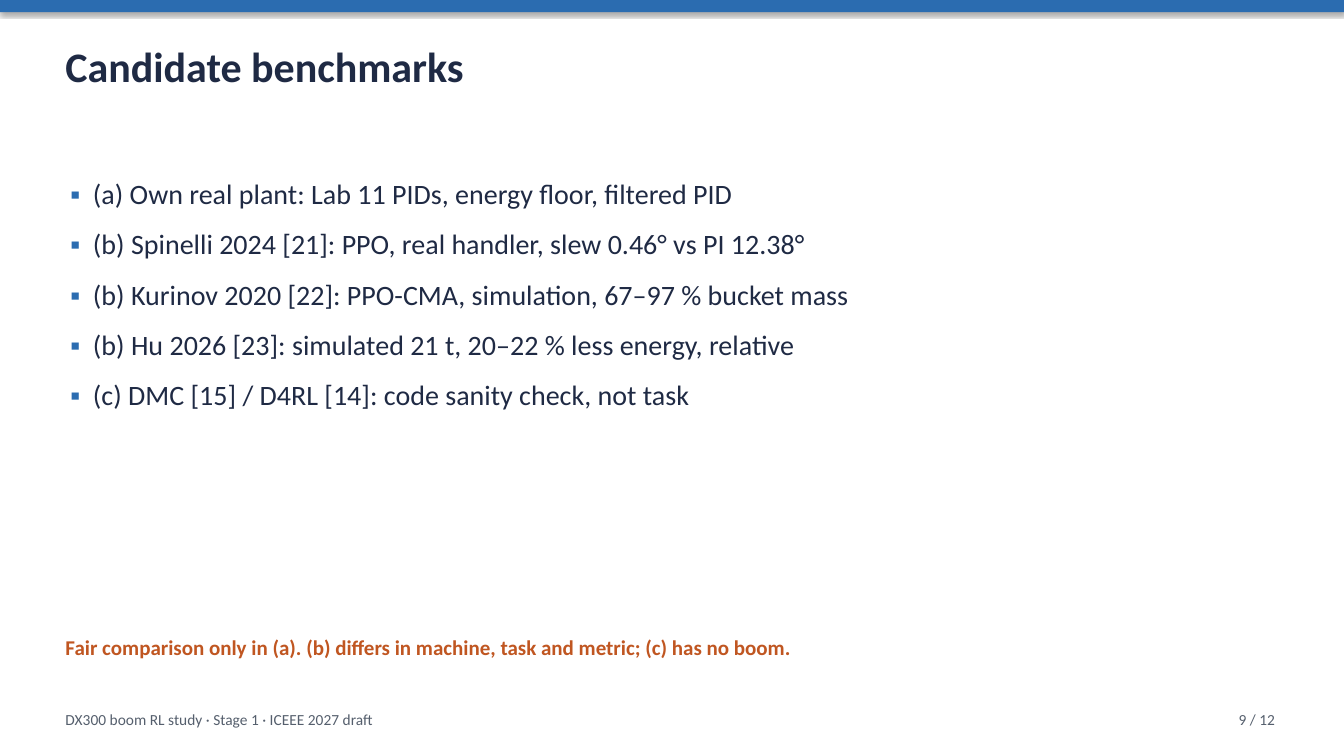
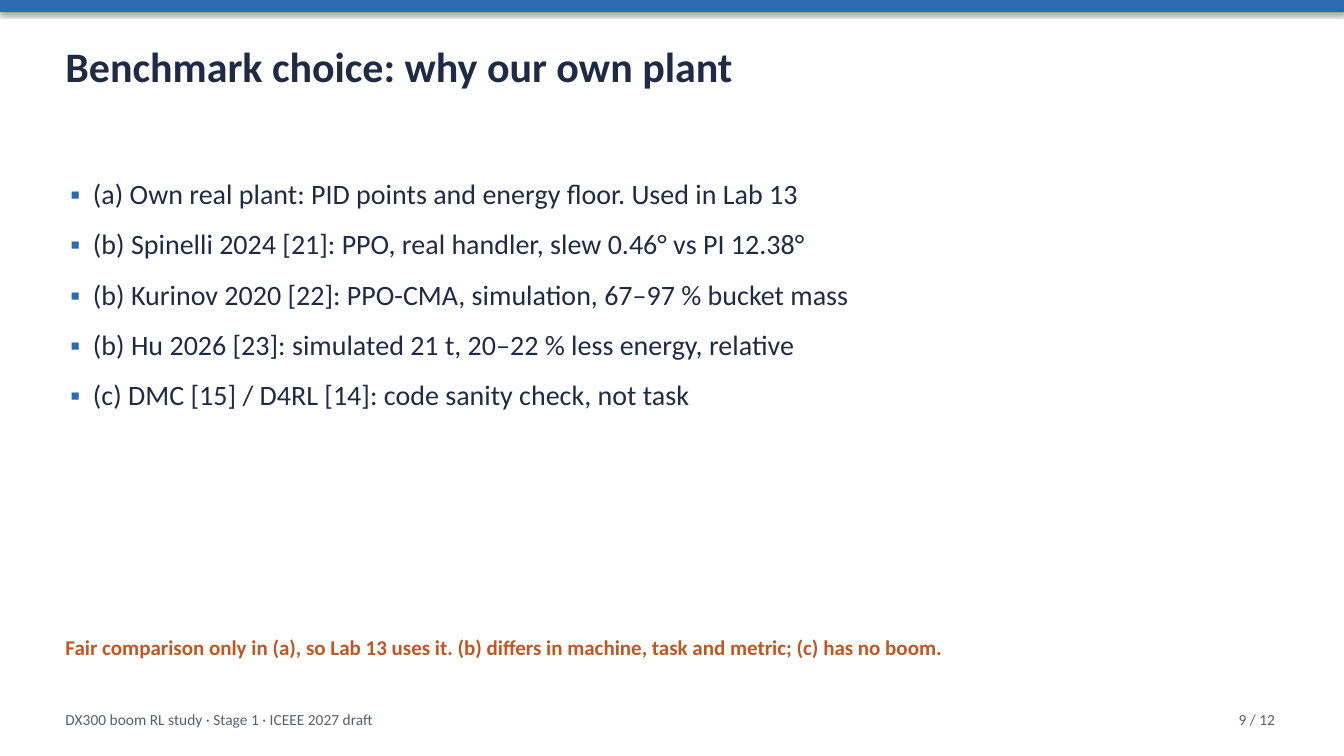
Before and after one commit to Ahmedayyadw/dx300-sim, a slide deck: slide 9 of slides/dx300_sac_methods.pptx. Drawn at 1344x756 pixels with LibreOffice and Linux fonts; fonts in the diff are those of the drawing. Boxes give left, top, right and bottom in pixels: in the first picture for what was removed or moved away, otherwise in the second. Text is boxed around its words. In the diff, an @@ line names an element or a change of style, - is before the commit and + after.

```diff
--- a/slides/dx300_sac_methods.pptx
+++ b/slides/dx300_sac_methods.pptx
@@ text at (65,52,732,89): text changed @@
-Candidate benchmarks
+Benchmark choice: why our own plant
@@ text at (93,183,797,209): text changed @@
-▪ (a) Own real plant: Lab 11 PIDs, energy floor, filtered PID
+▪ (a) Own real plant: PID points and energy floor. Used in Lab 13
@@ text at (65,639,941,659): text changed @@
-Fair comparison only in (a). (b) differs in machine, task and metric; (c) has no boom.
+Fair comparison only in (a), so Lab 13 uses it. (b) differs in machine, task and metric; (c) has no boom.
```
Also in this commit, not shown: 2 other slides changed, 2 other files.
